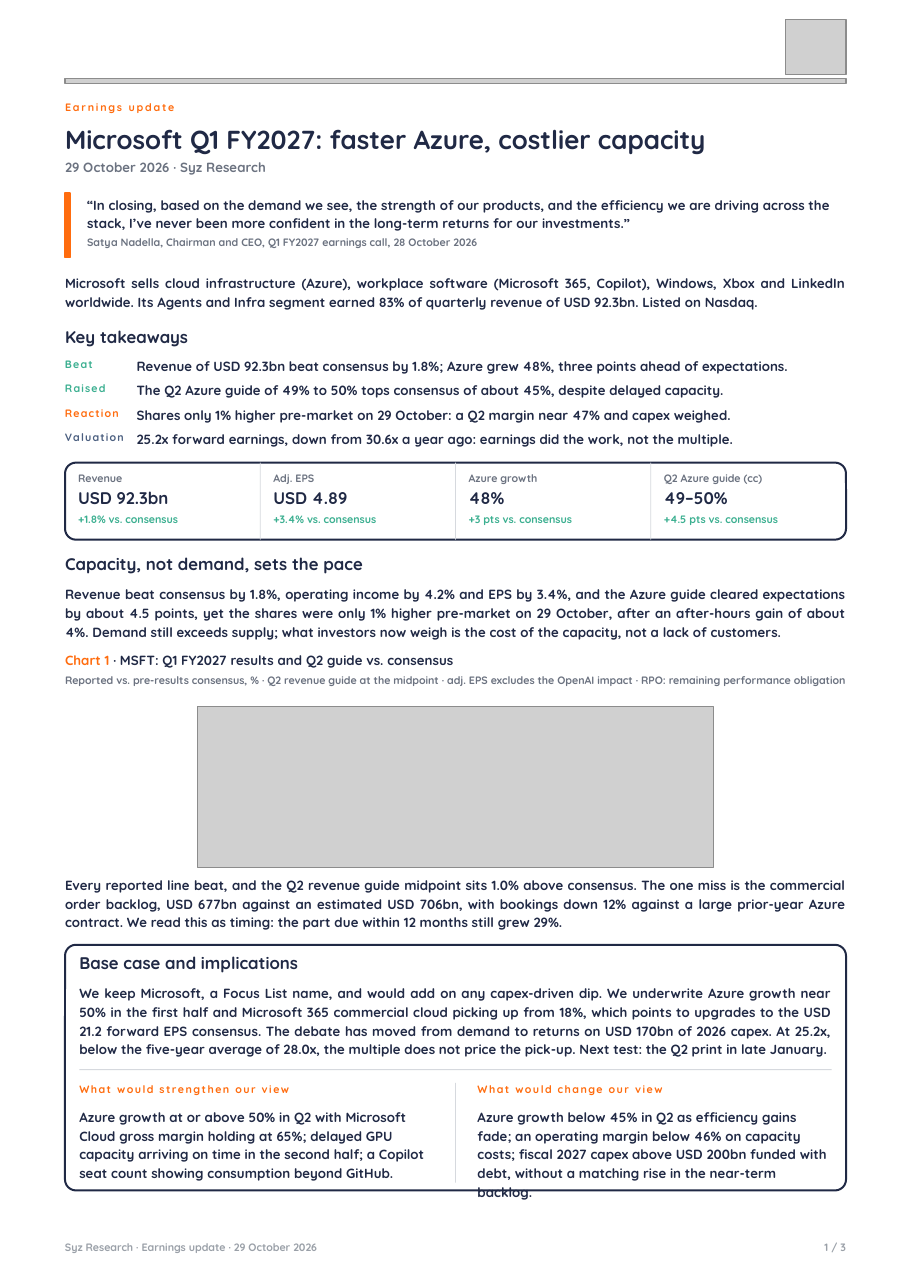
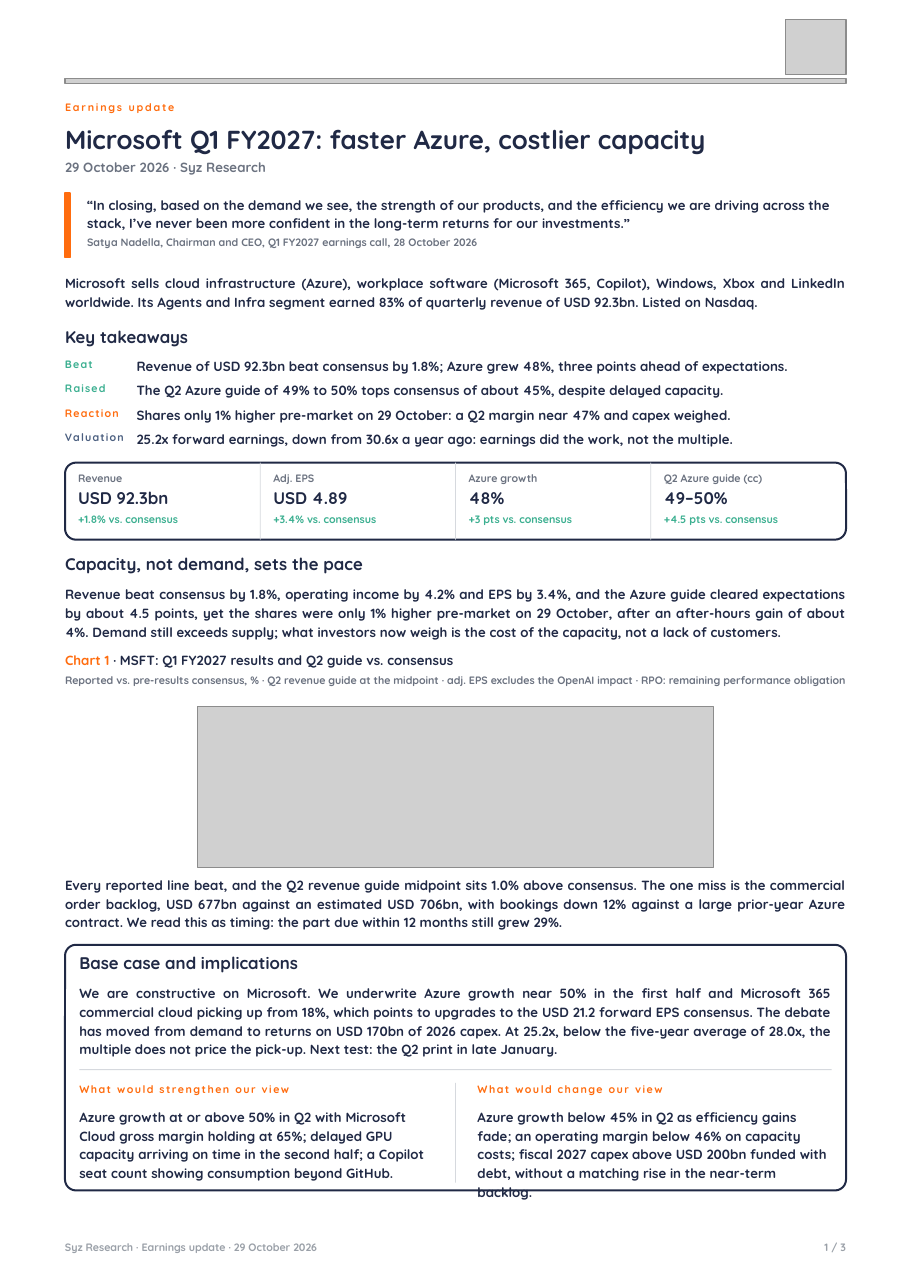
Before and after one commit to jb-db05/syz-earnings, a slide deck: slide 1 of output/MSFT_Q1FY2027/Earnings_Update_MSFT_Q1FY2027.pptx. Drawn at 911x1288 pixels with LibreOffice and Linux fonts; fonts in the diff are those of the drawing; grey boxes stand for pictures. Boxes give left, top, right and bottom in pixels: in the first picture for what was removed or moved away, otherwise in the second. Text is boxed around its words. In the diff, an @@ line names an element or a change of style, - is before the commit and + after.

```diff
--- a/output/MSFT_Q1FY2027/Earnings_Update_MSFT_Q1FY2027.pptx
+++ b/output/MSFT_Q1FY2027/Earnings_Update_MSFT_Q1FY2027.pptx
@@ text at <box>79,988,831,1057</box>: text changed @@
-We keep Microsoft, a Focus List name, and would add on any capex-driven dip. We underwrite Azure growth near 50% in the first half and Microsoft 365 commercial cloud picking up from 18%, which points to upgrades to the USD 21.2 forward EPS consensus. The debate has moved from demand to returns on USD 170bn of 2026 capex. At 25.2x, below the five-year average of 28.0x, the multiple does not price the pick-up. Next test: the Q2 print in late January.
+We are constructive on Microsoft. We underwrite Azure growth near 50% in the first half and Microsoft 365 commercial cloud picking up from 18%, which points to upgrades to the USD 21.2 forward EPS consensus. The debate has moved from demand to returns on USD 170bn of 2026 capex. At 25.2x, below the five-year average of 28.0x, the multiple does not price the pick-up. Next test: the Q2 print in late January.
```
Also in this commit, not shown: 4 other files.
